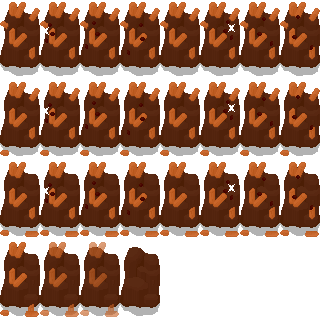
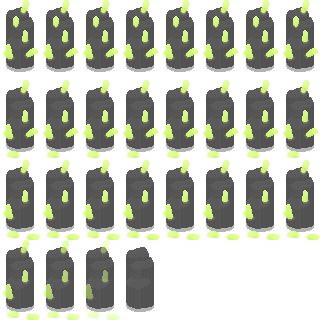
Layered file, before and after one edit (320 x 320). Changes by layer:
hid group "rock2" (3 layers) over [0, 2, 320, 318]
added group "rock 03 #1" with 3 layers over [3, 0, 320, 320]
added layer "peridot 02" in group "rock 03 #1" over [3, 0, 320, 320]
added layer "rock 03" in group "rock 03 #1" over [6, 7, 314, 312]
